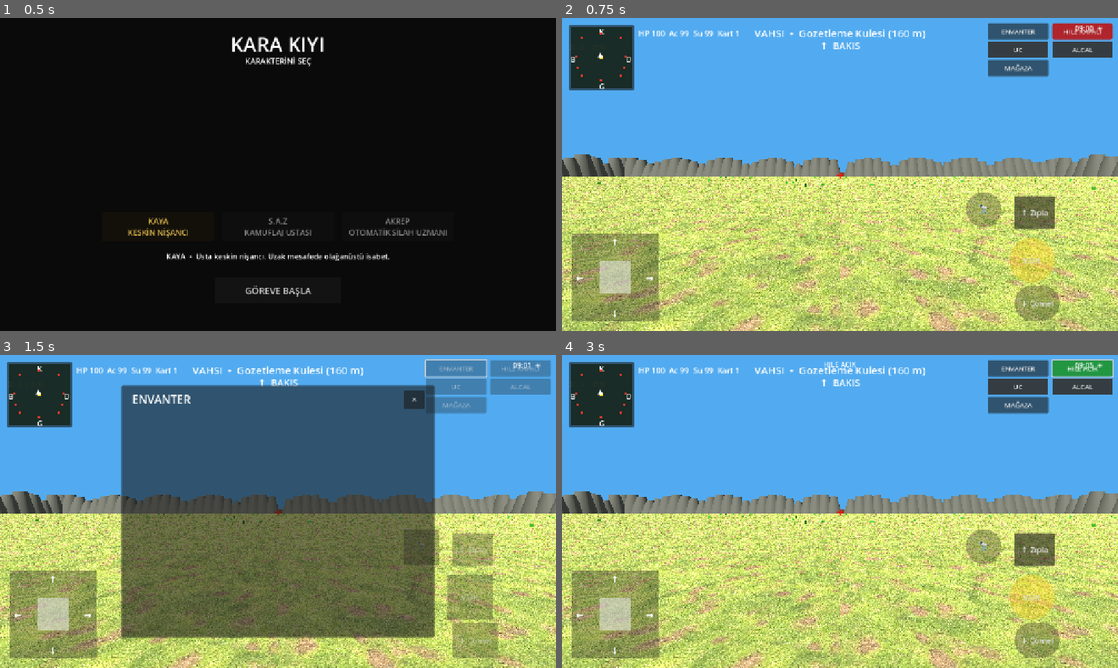
Above: before the commit, frames 1-4 (two rows, left to right).
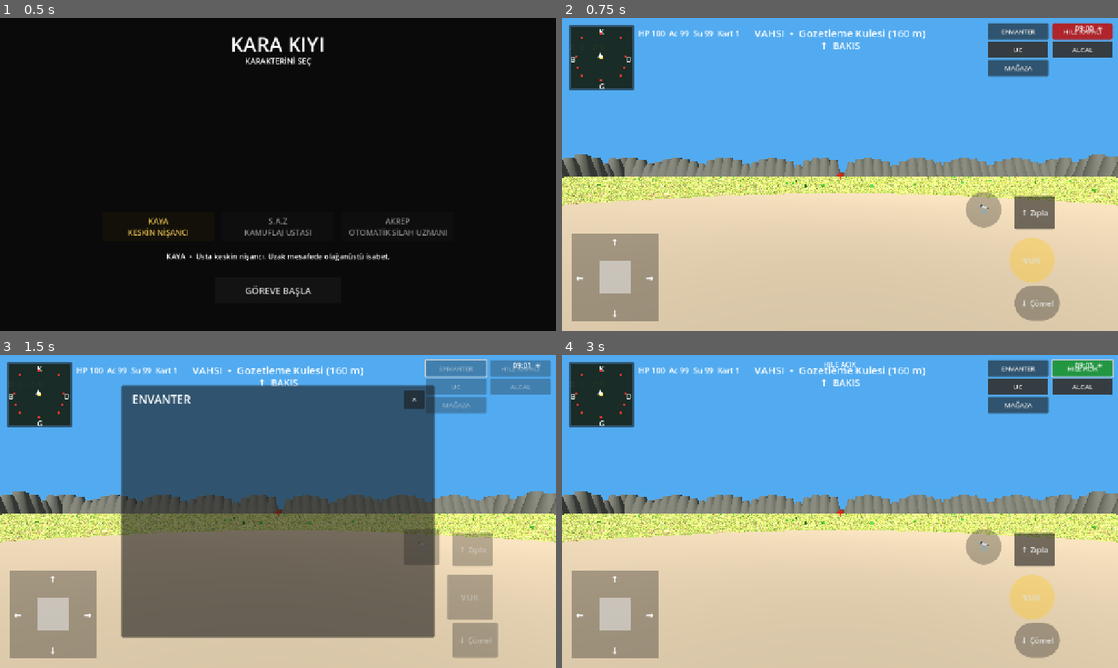
Above: after the commit, the same moments.

Repository: cantrsx-blip/GrayCardWars
Game: Godot game, scene res://scenes/Intro.tscn
Two runs of this game, one before a commit and one after it. Both use one fixed random seed, a clock stepped at 60 frames per second and the inputs below.
Inputs:
- Up to frame 1 (0.5 s): no input
- Up to frame 2 (0.75 s): click "GÖREVE BAŞLA" at 0.5 s
- Up to frame 3 (1.5 s): click "ENVANTER" at 1.25 s
- Up to frame 4 (3 s): click "✕" at 2 s; click "HILE KAPALI" at 2.75 s

Frame 1 is identical in both runs. In frame 2, 46% of the frame differs, in the area x 0-100%, y 43-100%; in frame 3, 37%; in frame 4, 46%.

Commit message:
Add raised circular settlement mound at map center

Diff:
--- a/scripts/main.gd
+++ b/scripts/main.gd
@@ -477,6 +477,12 @@
 	var body=StaticBody3D.new(); body.name="TerrainCollision"
 	var cs=CollisionShape3D.new(); cs.shape=collision_mesh.create_trimesh_shape(); body.add_child(cs); add_child(body)
 
+func _build_center_settlement_mound() -> void:
+	var body=StaticBody3D.new(); body.name="CenterSettlementMound"; body.position=Vector3(0,0.18,0); add_child(body)
+	var mesh=MeshInstance3D.new(); var cylinder=CylinderMesh.new(); cylinder.top_radius=18.0; cylinder.bottom_radius=19.0; cylinder.height=0.36; cylinder.radial_segments=64; mesh.mesh=cylinder
+	var mat=StandardMaterial3D.new(); mat.albedo_color=Color(.46,.40,.32); mat.roughness=1.0; mesh.material_override=mat; body.add_child(mesh)
+	var cs=CollisionShape3D.new(); var shape=CylinderShape3D.new(); shape.radius=19.0; shape.height=0.36; cs.shape=shape; body.add_child(cs)
+
 func _build_world_environment() -> void:
 	if world_env != null:
 		return
@@ -507,6 +513,7 @@
 	_build_world_environment()
 	_build_world_light()
 	_build_terrain_mesh()
+	_build_center_settlement_mound()
 	_build_map_edge_mountains()
 
 func _build_corner_settlements() -> void:
